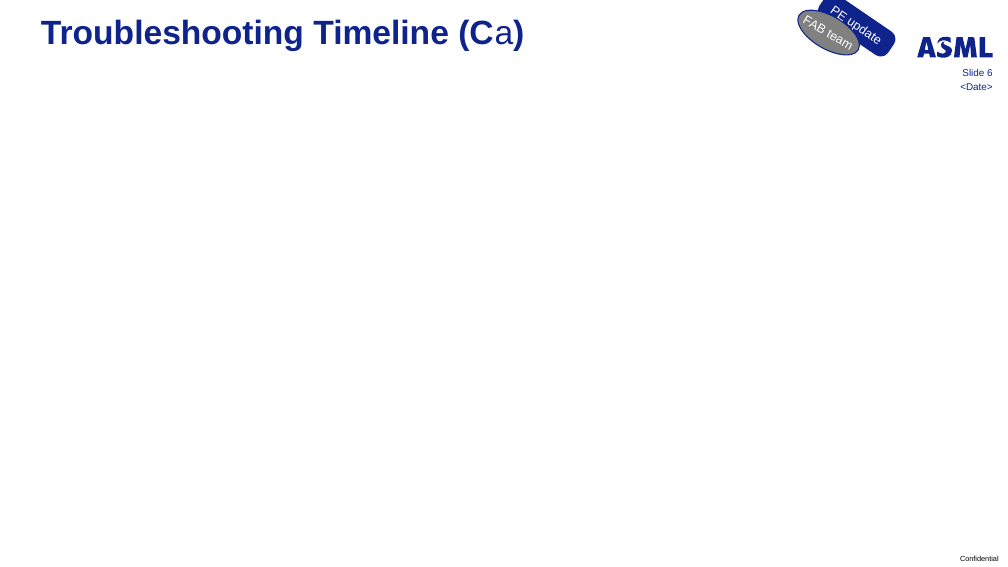
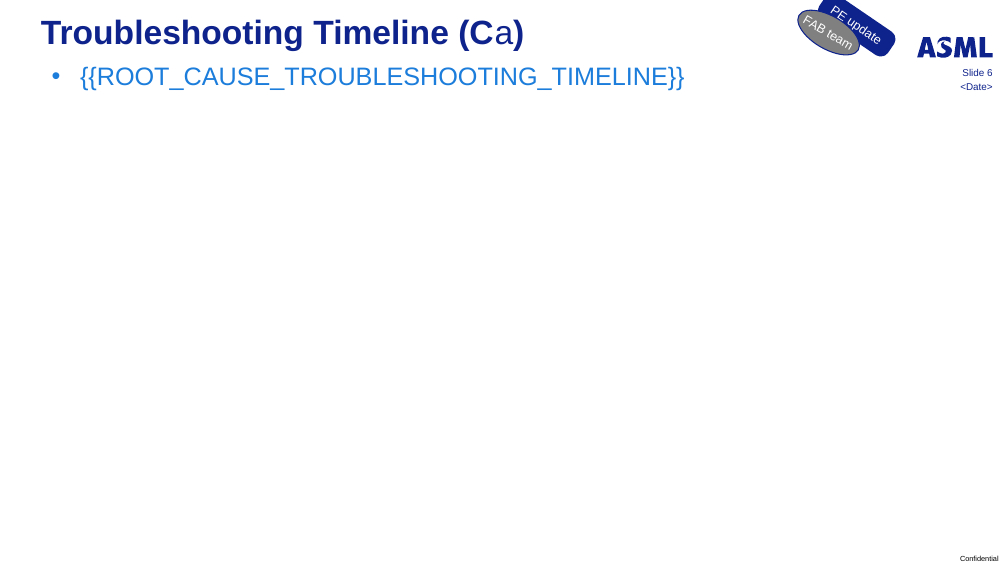
Before and after one commit to nyps1/PCCSIM, a slide deck: slide 6 of ppt_templates/pccim_template.pptx. Drawn at 1008x567 pixels with LibreOffice and Linux fonts; fonts in the diff are those of the drawing; background and template pictures are left out. Boxes give left, top, right and bottom in pixels: in the first picture for what was removed or moved away, otherwise in the second. Text is boxed around its words. In the diff, an @@ line names an element or a change of style, - is before the commit and + after.

Commit message:
Submite a example and export ppt first the basic info is correct, and next to do is where the attach image can place, and need to add a column to already done ppt need to user text basic info and add the ppt

```diff
--- a/ppt_templates/pccim_template.pptx
+++ b/ppt_templates/pccim_template.pptx
@@ text added at bbox=[80, 66, 685, 91], 24 pt, text #1C7DDB @@
+• {{ROOT_CAUSE_TROUBLESHOOTING_TIMELINE}}
```
Also in this commit, not shown: 7 other slides changed, 2 other files.
